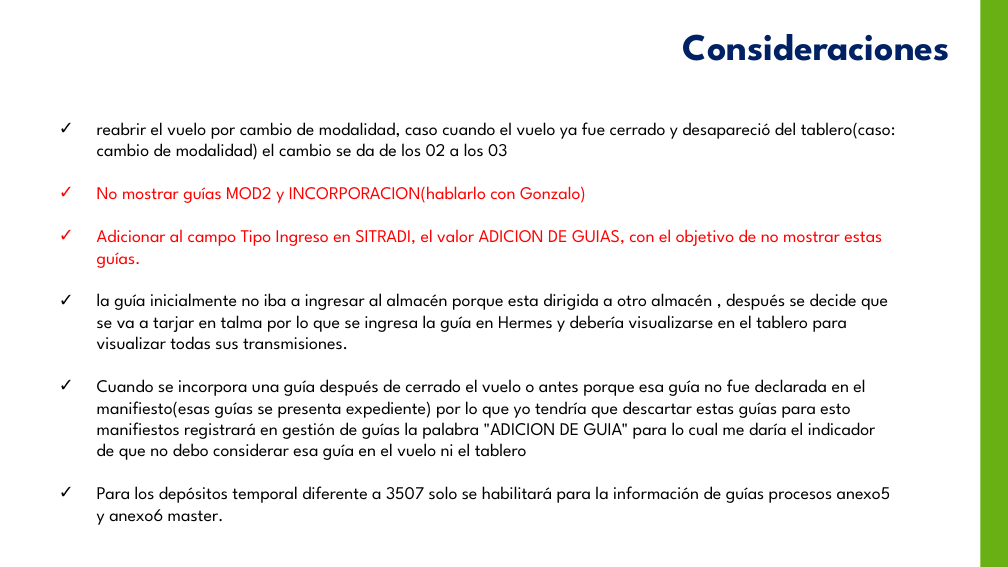
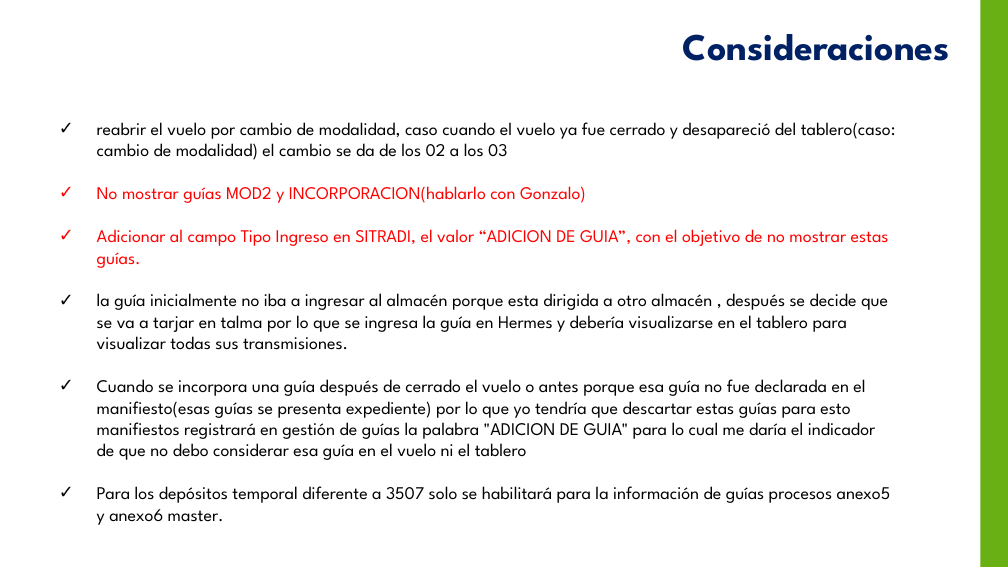
Before and after one commit to yahck/pyTransmisionesTalma, a slide deck: slide 5 of Documentos/ControlTransmisionesV1.0.pptx. Drawn at 1008x567 pixels with LibreOffice and Linux fonts; fonts in the diff are those of the drawing; background and template pictures are left out. Boxes give left, top, right and bottom in pixels: in the first picture for what was removed or moved away, otherwise in the second. Text is boxed around its words. In the diff, an @@ line names an element or a change of style, - is before the commit and + after.

```diff
--- a/Documentos/ControlTransmisionesV1.0.pptx
+++ b/Documentos/ControlTransmisionesV1.0.pptx
@@ text at bbox=[97, 229, 889, 268]: text changed @@
-✓ Adicionar al campo Tipo Ingreso en SITRADI, el valor ADICION DE GUIAS, con el objetivo de no mostrar estas guías.
+✓ Adicionar al campo Tipo Ingreso en SITRADI, el valor “ADICION DE GUIA”, con el objetivo de no mostrar estas guías.
```
Also in this commit, not shown: 1 other slide changed, 2 slides added, 3 other files.
